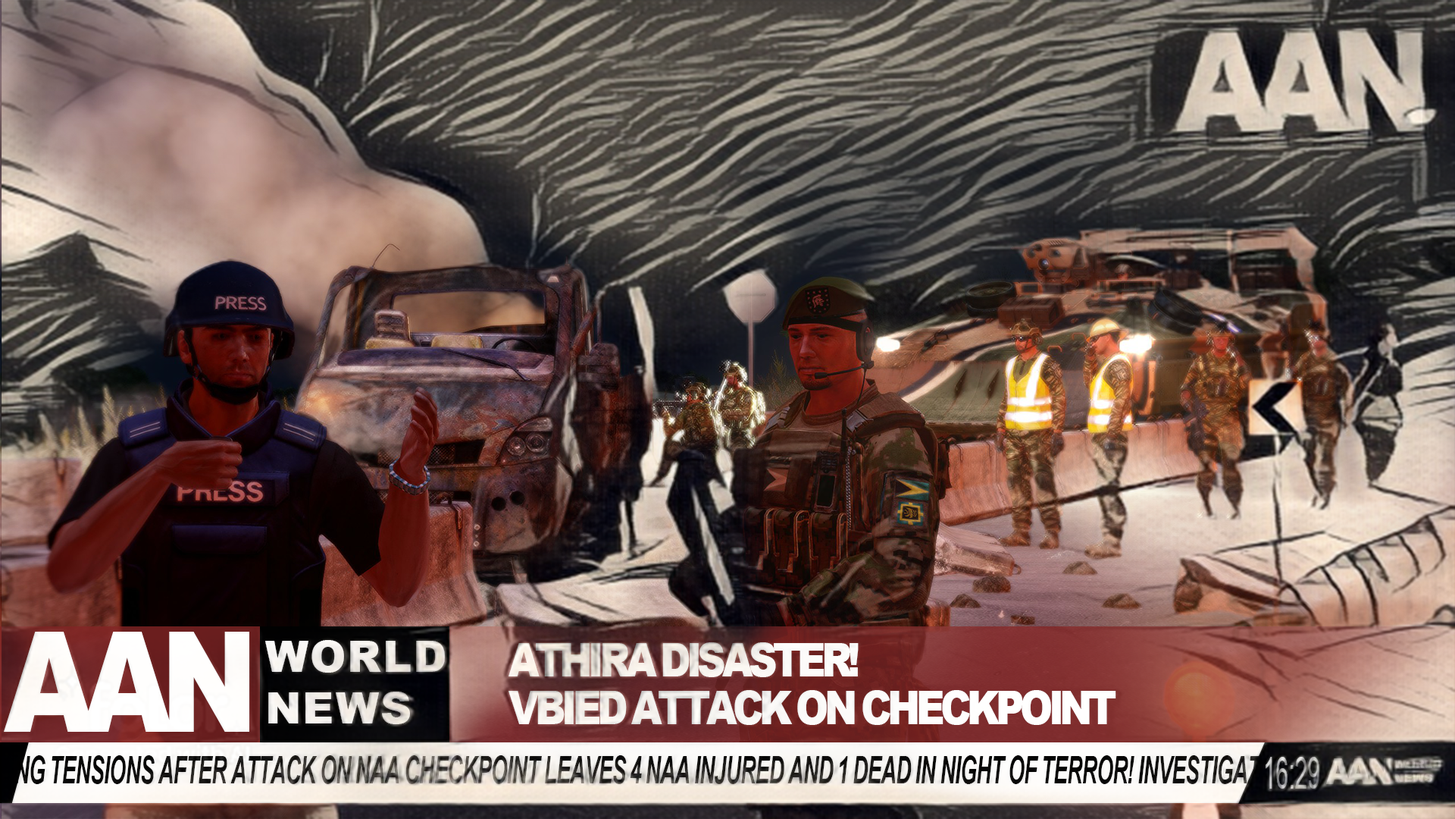
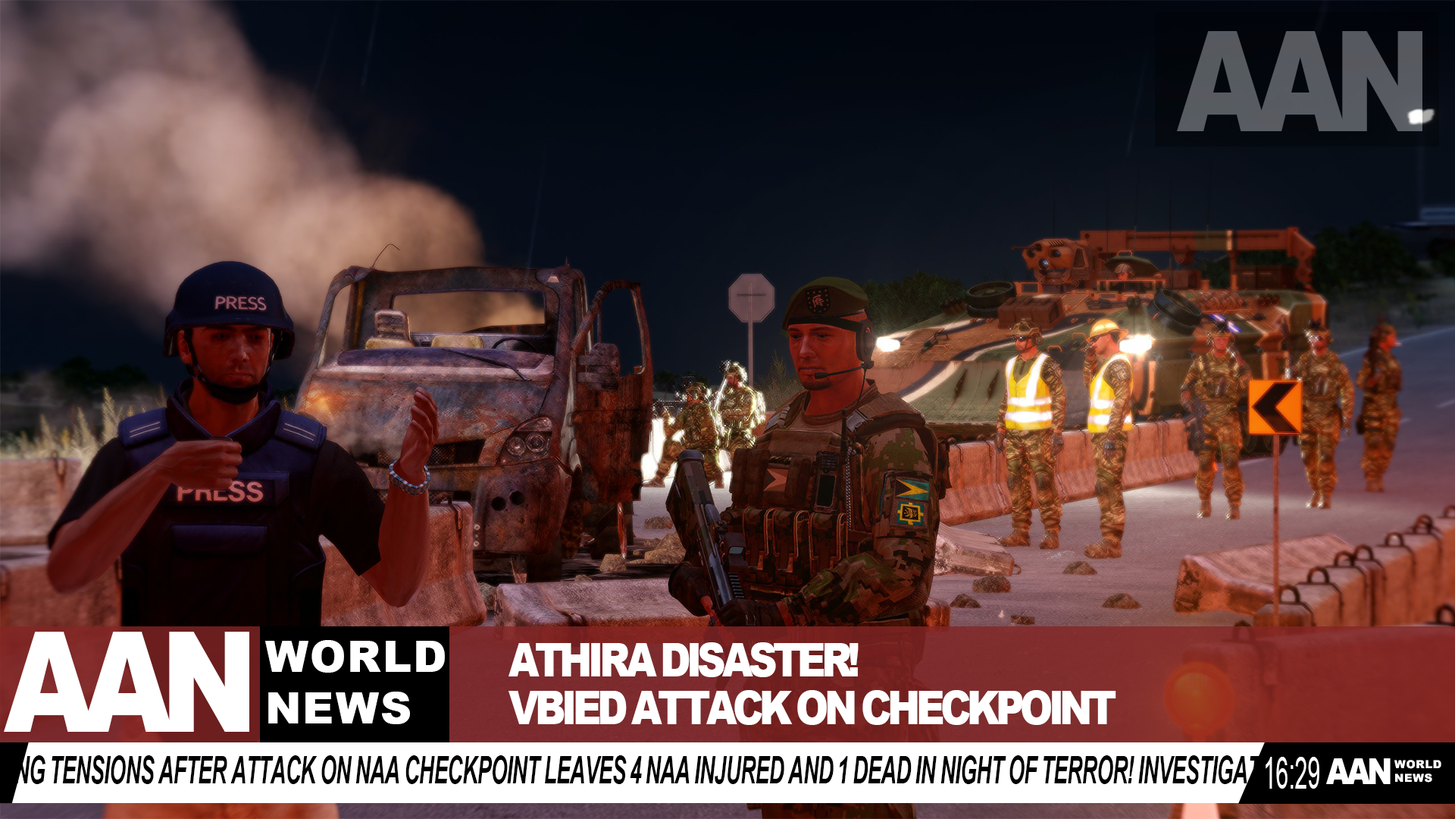
Before/after of a 1455x819 layered artwork. What changed in the layer stack:
hid "a85cf5ad566f47c5ba64015859d3f823-fotor-ai-art-effects-20250720104949" over [1, 0, 1455, 819]
